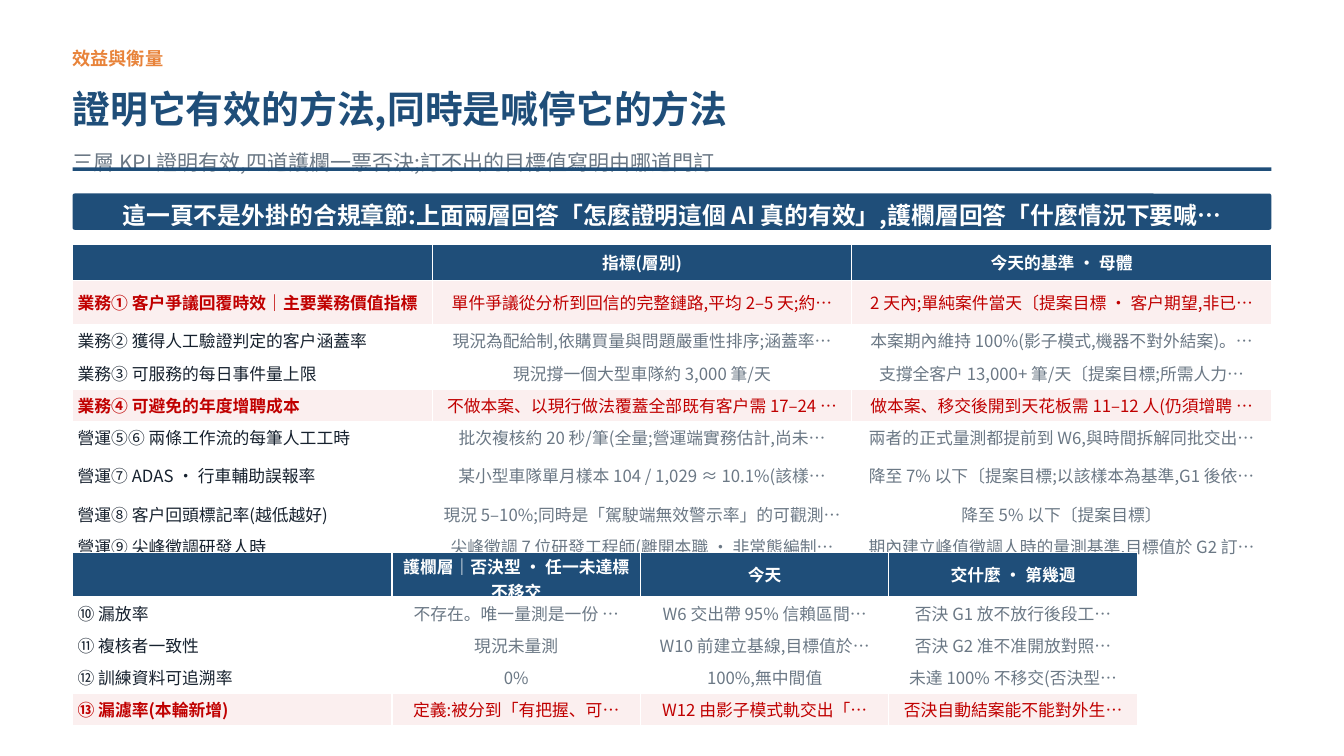
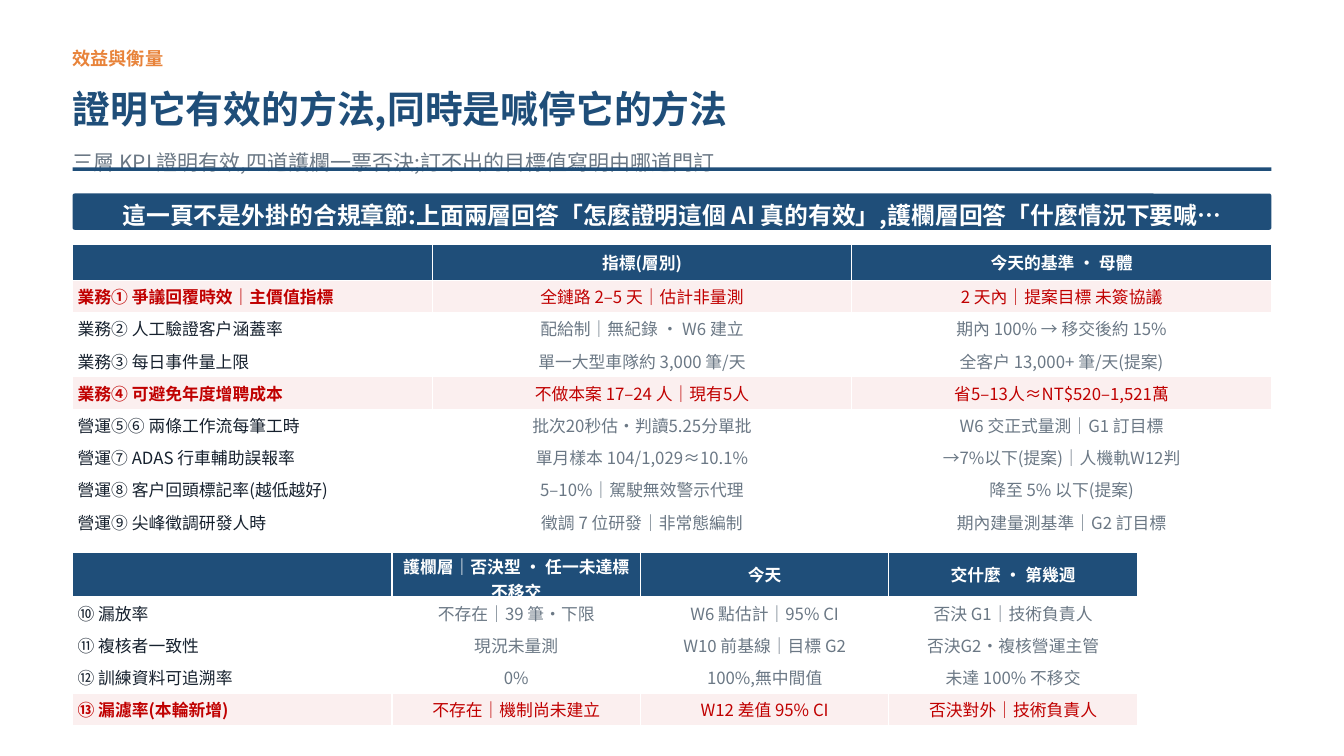
Before and after one commit to pokai-huang0828/UTS_workspace, a slide deck: slide 9 of Artificial Intelligence for Enterprises/Assessment3/Huang_26254793_421104_Assessment 3.pptx. Drawn at 1344x756 pixels with LibreOffice and Linux fonts; fonts in the diff are those of the drawing. Boxes give left, top, right and bottom in pixels: in the first picture for what was removed or moved away, otherwise in the second. Text is boxed around its words. In the diff, an @@ line names an element or a change of style, - is before the commit and + after.

```diff
--- a/Artificial Intelligence for Enterprises/Assessment3/Huang_26254793_421104_Assessment 3.pptx
+++ b/Artificial Intelligence for Enterprises/Assessment3/Huang_26254793_421104_Assessment 3.pptx
@@ table at (x1=73, y1=244, x2=1271, y2=538) @@
-row 2: 業務① 客戶爭議回覆時效｜主要業務價值指標 | 單件爭議從分析到回信的完整鏈路,平均 2–5 天;約… | 2 天內;單純案件當天〔提案目標 · 客戶期望,非已…
+row 2: 業務① 爭議回覆時效｜主價值指標 | 全鏈路 2–5 天｜估計非量測 | 2 天內｜提案目標 未簽協議
-row 3: 業務② 獲得人工驗證判定的客戶涵蓋率 | 現況為配給制,依購買量與問題嚴重性排序;涵蓋率… | 本案期內維持 100%(影子模式,機器不對外結案)。…
+row 3: 業務② 人工驗證客戶涵蓋率 | 配給制｜無紀錄 · W6 建立 | 期內 100% → 移交後約 15%
-row 4: 業務③ 可服務的每日事件量上限 | 現況撐一個大型車隊約 3,000 筆/天 | 支撐全客戶 13,000+ 筆/天〔提案目標;所需人力…
+row 4: 業務③ 每日事件量上限 | 單一大型車隊約 3,000 筆/天 | 全客戶 13,000+ 筆/天(提案)
-row 5: 業務④ 可避免的年度增聘成本 | 不做本案、以現行做法覆蓋全部既有客戶需 17–24 … | 做本案、移交後開到天花板需 11–12 人(仍須增聘 …
+row 5: 業務④ 可避免年度增聘成本 | 不做本案 17–24 人｜現有5人 | 省5–13人≈NT$520–1,521萬
-row 6: 營運⑤⑥ 兩條工作流的每筆人工工時 | 批次複核約 20 秒/筆(全量;營運端實務估計,尚未… | 兩者的正式量測都提前到 W6,與時間拆解同批交出…
+row 6: 營運⑤⑥ 兩條工作流每筆工時 | 批次20秒估·判讀5.25分單批 | W6 交正式量測｜G1 訂目標
-row 7: 營運⑦ ADAS · 行車輔助誤報率 | 某小型車隊單月樣本 104 / 1,029 ≈ 10.1%(該樣… | 降至 7% 以下〔提案目標;以該樣本為基準,G1 後依…
+row 7: 營運⑦ ADAS 行車輔助誤報率 | 單月樣本 104/1,029≈10.1% | →7%以下(提案)｜人機軌W12判
-row 8, column 2: 現況 5–10%;同時是「駕駛端無效警示率」的可觀測…
+row 8, column 2: 5–10%｜駕駛無效警示代理
-row 8, column 3: 降至 5% 以下〔提案目標〕
+row 8, column 3: 降至 5% 以下(提案)
-row 9, column 2: 尖峰徵調 7 位研發工程師(離開本職 · 非常態編制…
+row 9, column 2: 徵調 7 位研發｜非常態編制
-row 9, column 3: 期內建立峰值徵調人時的量測基準,目標值於 G2 訂…
+row 9, column 3: 期內建量測基準｜G2 訂目標
@@ table at (x1=73, y1=553, x2=1136, y2=723) @@
-row 2: ⑩ 漏放率 | 不存在。唯一量測是一份 … | W6 交出帶 95% 信賴區間… | 否決 G1 放不放行後段工…
+row 2: ⑩ 漏放率 | 不存在｜39 筆·下限 | W6 點估計｜95% CI | 否決 G1｜技術負責人
-row 3, column 3: W10 前建立基線,目標值於…
+row 3, column 3: W10 前基線｜目標 G2
-row 3, column 4: 否決 G2 准不准開放對照…
+row 3, column 4: 否決G2·複核營運主管
-row 4, column 4: 未達 100% 不移交(否決型…
+row 4, column 4: 未達 100% 不移交
-row 5: ⑬ 漏濾率(本輪新增) | 定義:被分到「有把握、可… | W12 由影子模式軌交出「… | 否決自動結案能不能對外生…
+row 5: ⑬ 漏濾率(本輪新增) | 不存在｜機制尚未建立 | W12 差值 95% CI | 否決對外｜技術負責人
```
Also in this commit, not shown: 8 other slides changed, 4 other files.
